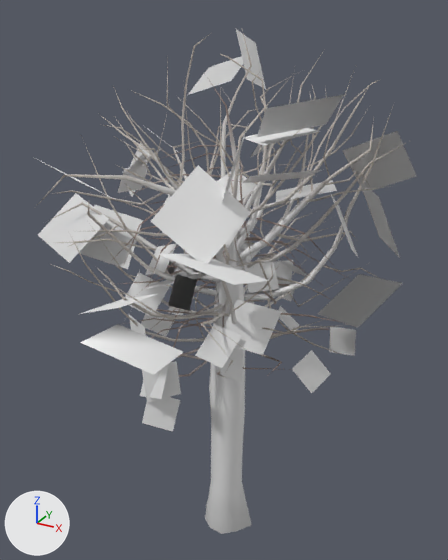
The glTF model public/models/heron-reach/heron-reach-ground-trees.glb: old version first, new version second.
Rendered twice from a camera (50 mm lens) standing at (3.78, -6.93, 7.72) and looking at (0.0, -0.06, 4.29). The lights are fixed; the arrows at lower left show +X, +Y and +Z. The older version comes first. Where no turn or scale is listed for an object, it has been applied to the vertices.

The first picture shows 'TREE_BIRCH_A_LOD1_bark', 'TREE_BIRCH_A_LOD1_leaves', 'TREE_BIRCH_B_LOD1_bark', 'TREE_BIRCH_B_LOD1_leaves', 'TREE_PLANE_A_LOD1_bark', 'TREE_PLANE_A_LOD1_leaves', 'TREE_PLANE_B_LOD1_bark', 'TREE_PLANE_B_LOD1_leaves'.
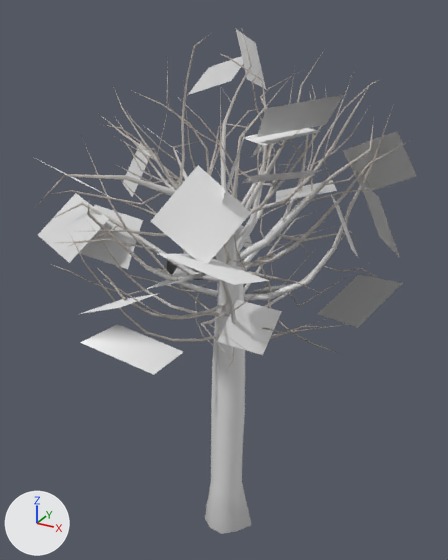
Commit message: Use fuller plane trees for Heron Reach boundary planting

What changed in the scene script:
```text
Remove ob_tree_birch_a_lod1_bark:
    ob_tree_birch_a_lod1_bark = bpy.data.objects.new('TREE_BIRCH_A_LOD1_bark', me_mesh_4)
    ob_tree_birch_a_lod1_bark.location = (0.0, 0.0, 0.0)
Remove ob_tree_birch_a_lod1_leaves:
    ob_tree_birch_a_lod1_leaves = bpy.data.objects.new('TREE_BIRCH_A_LOD1_leaves', me_mesh_5)
    ob_tree_birch_a_lod1_leaves.location = (0.0, 0.0, 0.0)
Remove ob_tree_birch_b_lod1_bark:
    ob_tree_birch_b_lod1_bark = bpy.data.objects.new('TREE_BIRCH_B_LOD1_bark', me_mesh_6)
    ob_tree_birch_b_lod1_bark.location = (0.0, 0.0, 0.0)
Remove ob_tree_birch_b_lod1_leaves:
    ob_tree_birch_b_lod1_leaves = bpy.data.objects.new('TREE_BIRCH_B_LOD1_leaves', me_mesh_7)
    ob_tree_birch_b_lod1_leaves.location = (0.0, 0.0, 0.0)
```

Changed parts and their boxes [x1, y1, x2, y2] in the pictures (448 x 560 px):
'TREE_BIRCH_A_LOD1_leaves', deleted
    before: [118, 148, 356, 393]
'TREE_BIRCH_B_LOD1_leaves', deleted
    before: [124, 171, 307, 432]
'TREE_BIRCH_A_LOD1_bark', deleted
    before: [112, 77, 352, 378]
'TREE_BIRCH_B_LOD1_bark', deleted (mostly hidden)
    before: [123, 180, 301, 424]
